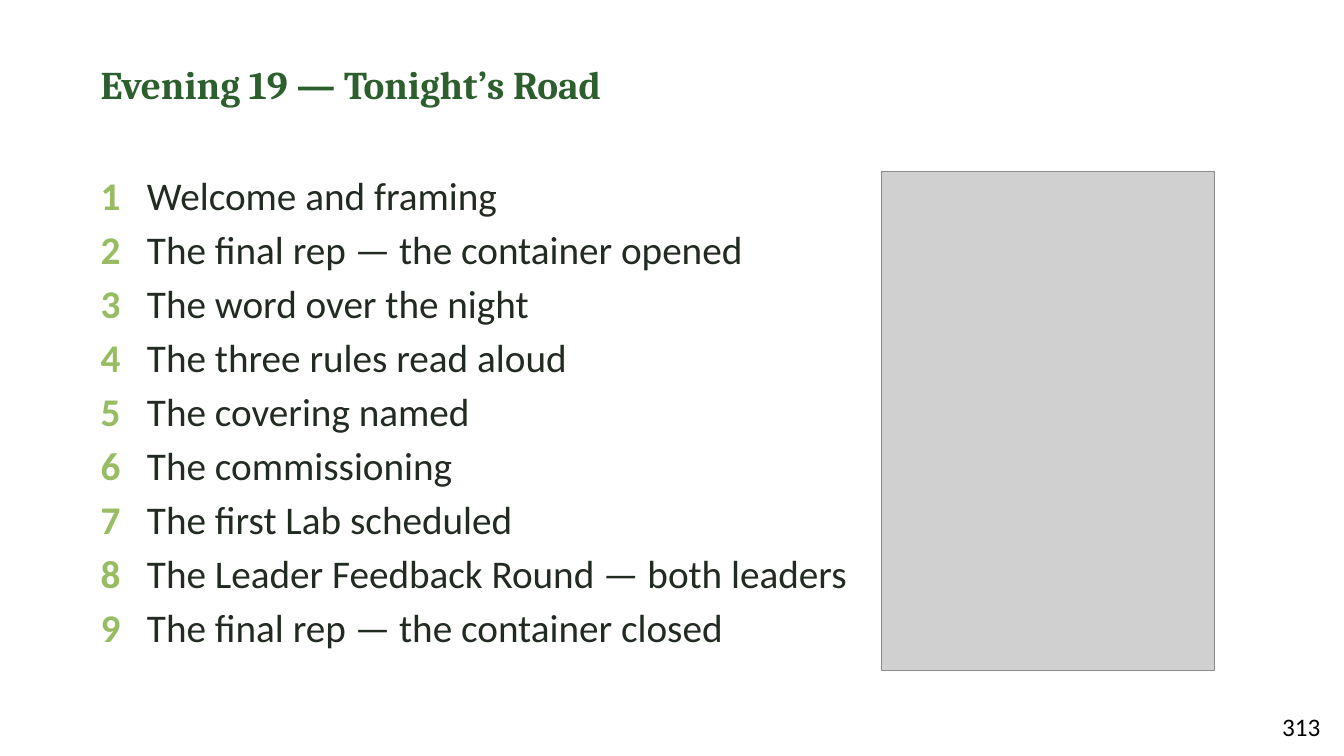
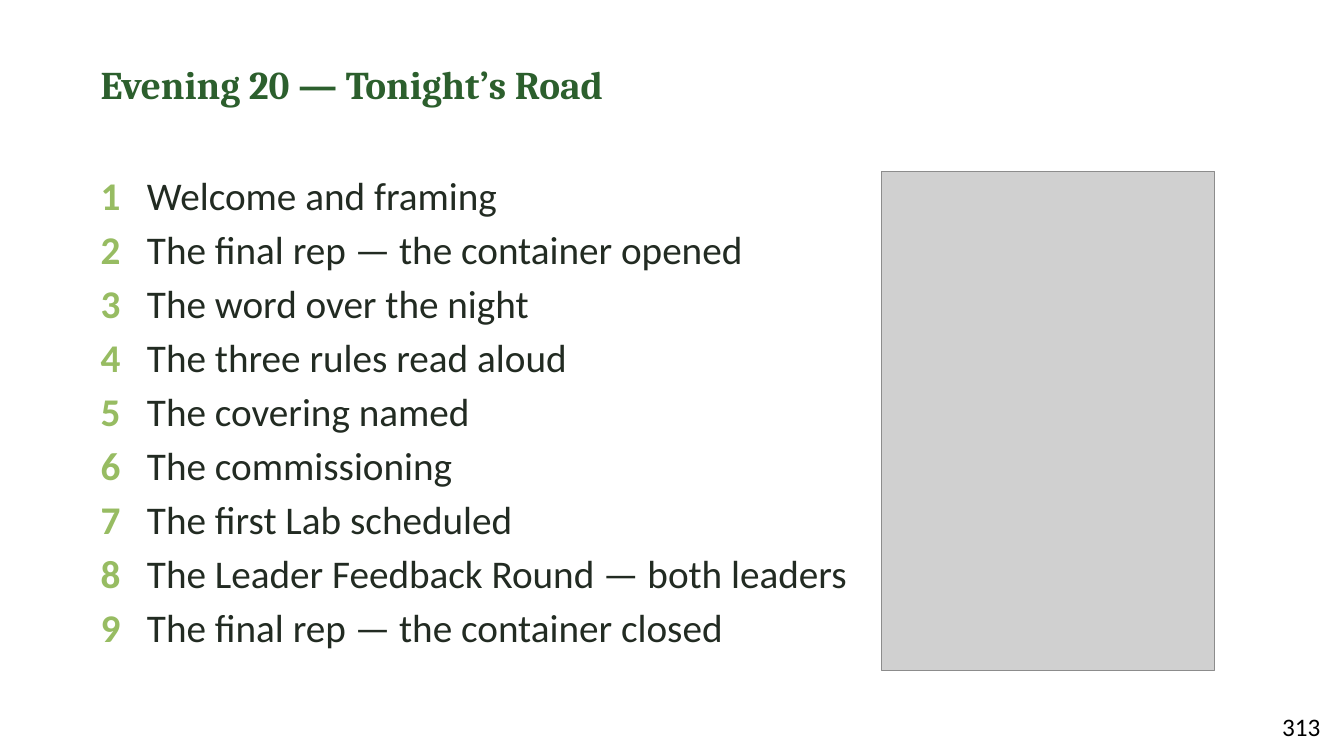
Before and after one commit to jgtittle-ministries/fellowship-of-the-heart-pilot-at-cca-dev, a slide deck: slide 4 of _implementation-notes/evening-series/FotH Evening Session 22 Slides DRAFT v1.pptx. Drawn at 1344x756 pixels with LibreOffice and Linux fonts; fonts in the diff are those of the drawing; grey boxes stand for pictures. Boxes give left, top, right and bottom in pixels: in the first picture for what was removed or moved away, otherwise in the second. Text is boxed around its words. In the diff, an @@ line names an element or a change of style, - is before the commit and + after.

```diff
--- a/_implementation-notes/evening-series/FotH Evening Session 22 Slides DRAFT v1.pptx
+++ b/_implementation-notes/evening-series/FotH Evening Session 22 Slides DRAFT v1.pptx
@@ text at [101,71,603,108]: text changed @@
-Evening 19 — Tonight’s Road
+Evening 20 — Tonight’s Road
```
Also in this commit, not shown: 2 other slides changed, 57 other files.
